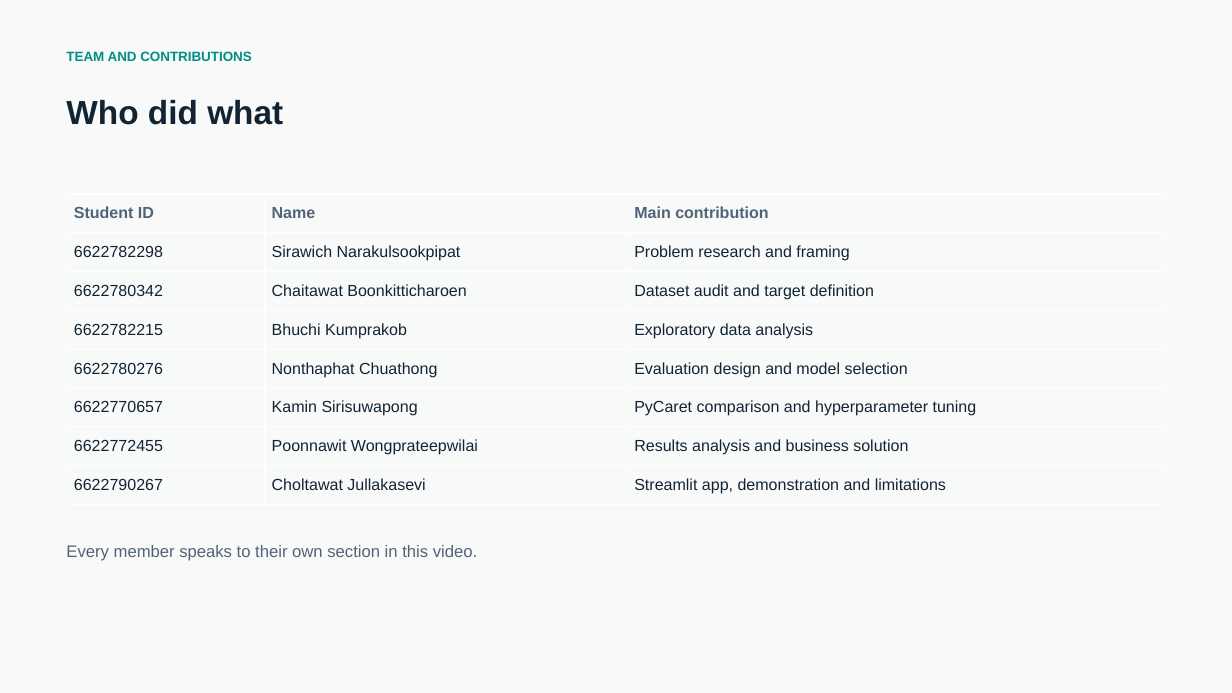
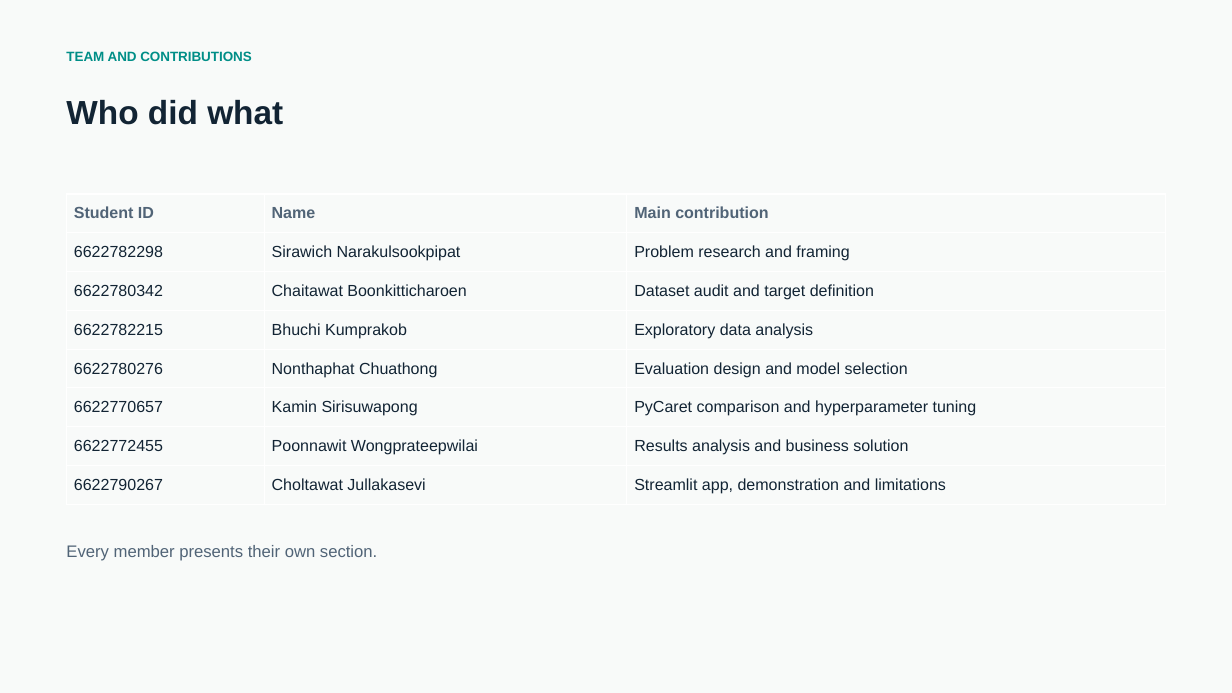
Before and after one commit to Kantheedeth/Project, a slide deck: slide 16 of SessionSignal.pptx (slide 14 before the commit). Drawn at 1232x693 pixels with LibreOffice and Linux fonts; fonts in the diff are those of the drawing. Boxes give left, top, right and bottom in pixels: in the first picture for what was removed or moved away, otherwise in the second. Text is boxed around its words. In the diff, an @@ line names an element or a change of style, - is before the commit and + after.

```diff
--- a/SessionSignal.pptx
+++ b/SessionSignal.pptx
@@ text at (x1=66, y1=545, x2=377, y2=561): text changed @@
-Every member speaks to their own section in this video.
+Every member presents their own section.
```
Also in this commit, not shown: 2 other slides changed, 6 slides added, 4 slides removed, 14 other files.
